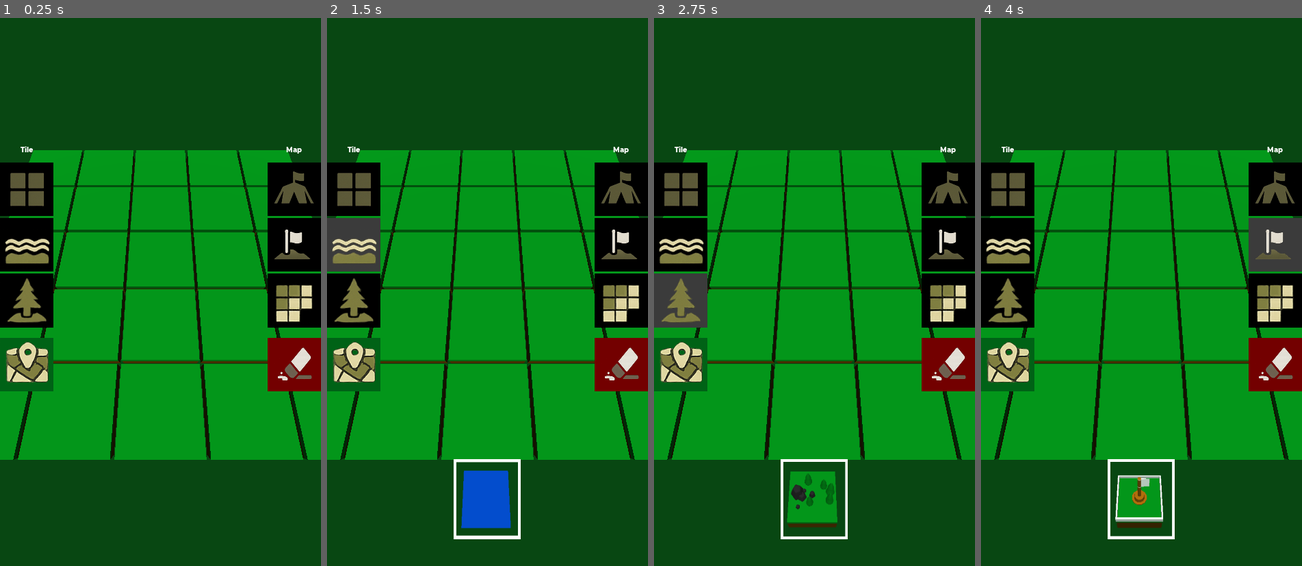
Above: before the commit, frames 1-4 (left to right).
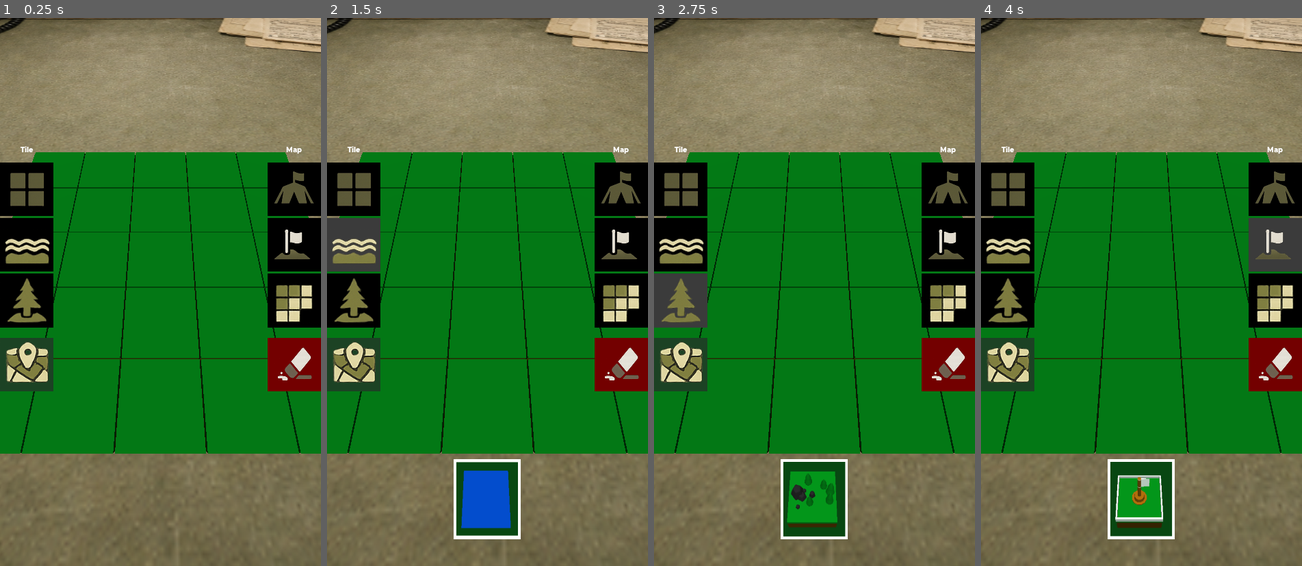
Above: after the commit, the same moments.

Repository: renosyah/no-frontier
Game: Godot game, scene res://menu/editor/editor.tscn
The game is run twice, just before and just after one commit, with the same random seed, the same clock (stepped at 60 frames per second) and the same inputs. This scene is started directly instead of the project's main scene.
Inputs (mouse positions are in pixels of both pictures, inside the frame that each line leads up to):
- Up to frame 1 (0.25 s): no input
- Up to frame 2 (1.5 s): click (352, 187) at 0.5 s; click (352, 242) at 1.25 s
- Up to frame 3 (2.75 s): click (679, 302) at 2 s
- Up to frame 4 (4 s): click (1276, 187) at 2.75 s; click (1276, 242) at 3.5 s

The runs differ from the first frame. In frame 1, 87% of the frame differs, in the area x 0-100%, y 0-100%; in frame 2, 84%; in frame 3, 84%; in frame 4, 84%.

Commit message:
better editor background

Diff:
--- a/assets/enviroment/enviroment.tscn
+++ b/assets/enviroment/enviroment.tscn
@@ -24,5 +24,6 @@
 
 [node name="DirectionalLight" type="DirectionalLight" parent="."]
 transform = Transform( 1, 0, 0, 0, 0.307739, 0.951471, 0, -0.951471, 0.307739, 0, 0, 0 )
+light_energy = 0.7
 shadow_enabled = true
 directional_shadow_mode = 0
--- a/menu/editor/editor.tscn
+++ b/menu/editor/editor.tscn
@@ -7,6 +7,7 @@
 [ext_resource path="res://assets/clickable_floor/clickable_floor.tscn" type="PackedScene" id=5]
 [ext_resource path="res://assets/enviroment/enviroment.tscn" type="PackedScene" id=6]
 [ext_resource path="res://assets/tile_highlight/selection.tscn" type="PackedScene" id=7]
+[ext_resource path="res://assets/background/table.png" type="Texture" id=9]
 
 [node name="editor" type="Node"]
 script = ExtResource( 1 )
@@ -25,6 +26,13 @@
 [node name="selection" parent="." instance=ExtResource( 7 )]
 visible = false
 
+[node name="Sprite3D" type="Sprite3D" parent="."]
+transform = Transform( 4, 0, 0, 0, -1.74846e-07, 4, 0, -4, -1.74846e-07, 0, -0.4, -1 )
+cast_shadow = 0
+transparent = false
+double_sided = false
+texture = ExtResource( 9 )
+
 [connection signal="on_add_base" from="ui" to="." method="_on_ui_on_add_base"]
 [connection signal="on_add_object" from="ui" to="." method="_on_ui_on_add_object"]
 [connection signal="on_add_point" from="ui" to="." method="_on_ui_on_add_point"]
--- a/menu/editor/ui/ui.tscn
+++ b/menu/editor/ui/ui.tscn
@@ -120,7 +120,7 @@
 anchor_right = 1.0
 anchor_bottom = 1.0
 mouse_filter = 2
-color = Color( 0, 0.384314, 0.0862745, 1 )
+color = Color( 0.109804, 0.258824, 0.141176, 1 )
 
 [node name="VBoxContainer2" type="VBoxContainer" parent="CanvasLayer/Control/VBoxContainer/HBoxContainer2"]
 anchor_left = 1.0
--- a/utils/tile_map_utils.gd
+++ b/utils/tile_map_utils.gd
@@ -26,7 +26,7 @@
 		var data :TileMapData = TileMapData.new()
 		data.tile_type = 1
 		data.id = id
-		data.pos = Vector3(id.x, 0, id.y) * 1.05
+		data.pos = Vector3(id.x, 0, id.y) * 1.02
 		tile_datas.append(data)
 
 		var nav_id = tile_datas.size()
Binary file removed: assets/background/bg_room.png
Binary file added: assets/background/table.png
Not shown, changed: assets/background/table.png.import
Not shown: 1 places in menu/editor/editor.tscn that only renumber resources
